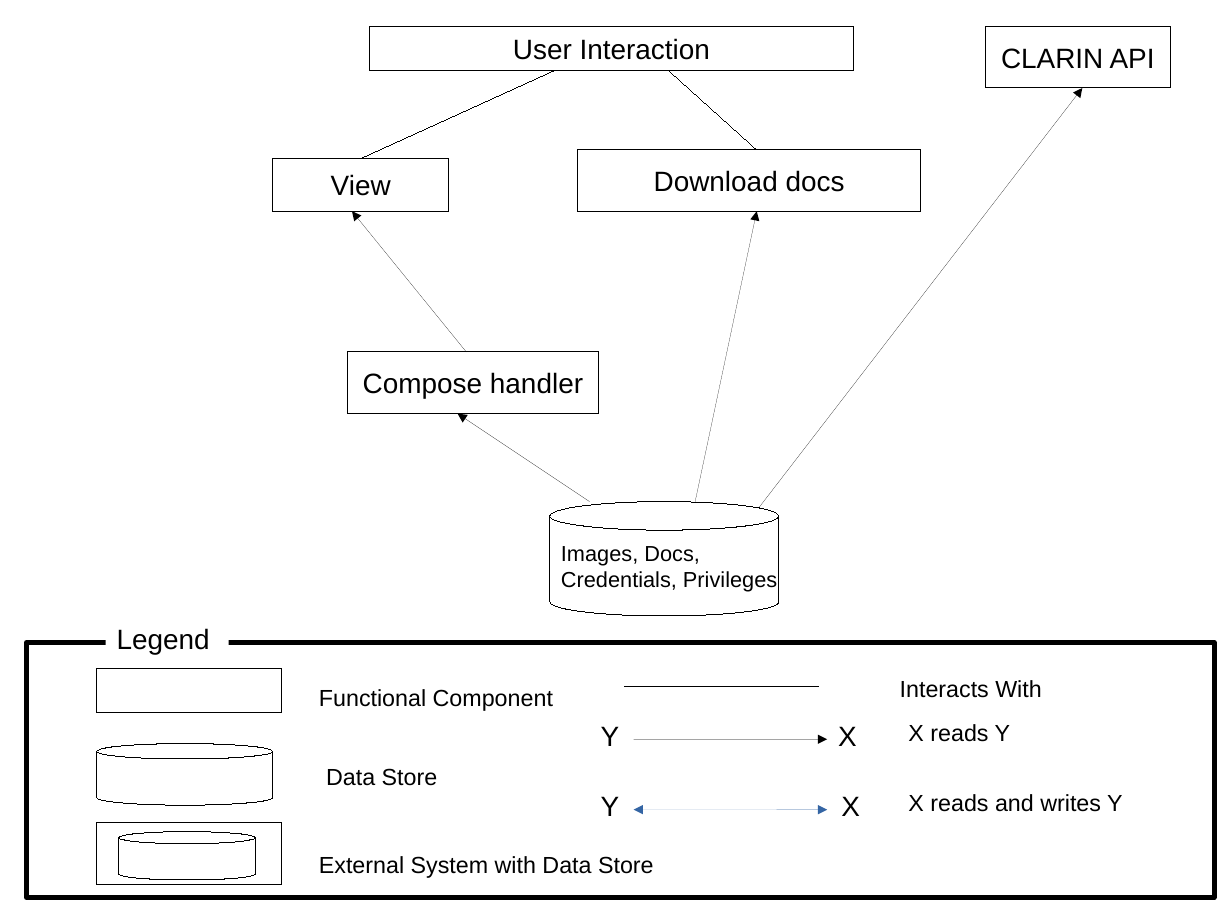
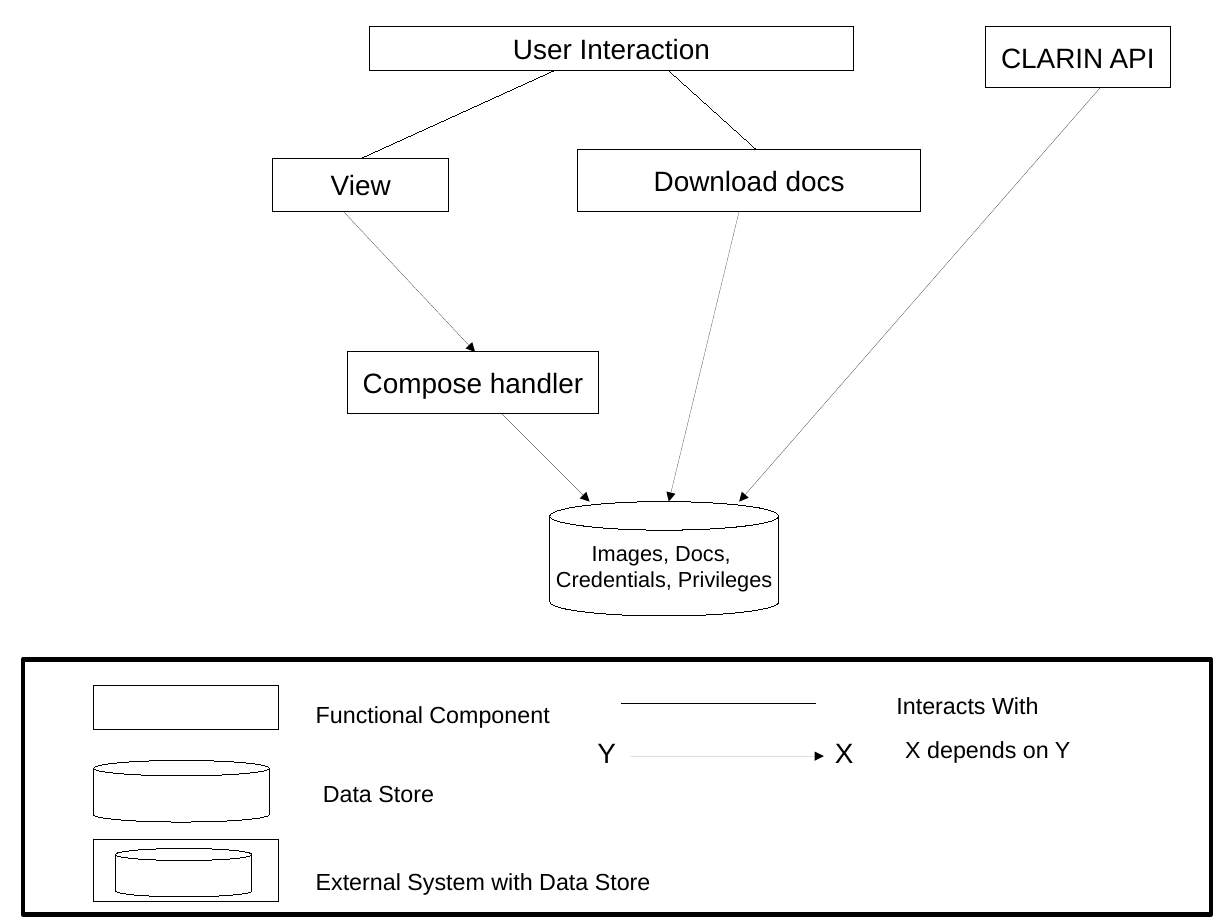
Before and after one commit to rst0git/LACR-Demo, a slide deck: slide 1 of coursework/Diagrams/Architectural-Diagrams/Patterns/Architectual-Diagram-Document-Access.odp. Drawn at 1232x924 pixels with LibreOffice and Linux fonts; fonts in the diff are those of the drawing. Boxes give left, top, right and bottom in pixels: in the first picture for what was removed or moved away, otherwise in the second. Text is boxed around its words. In the diff, an @@ line names an element or a change of style, - is before the commit and + after.

```diff
--- a/coursework/Diagrams/Architectural-Diagrams/Patterns/Architectual-Diagram-Document-Access.odp
+++ b/coursework/Diagrams/Architectural-Diagrams/Patterns/Architectual-Diagram-Document-Access.odp
@@ arrow moved from (757, 511) - (1083, 88) to (1100, 88) - (739, 502) @@
@@ arrow moved from (466, 352) - (352, 211) to (343, 211) - (475, 352) @@
@@ arrow moved from (695, 502) - (757, 211) to (739, 211) - (669, 502) @@
@@ arrow moved from (590, 502) - (457, 414) to (502, 414) - (590, 502) @@
@@ cylinder "Images, Docs," at (550, 502, 779, 616): alignment left to centre @@
@@ text removed at (117, 628, 210, 654) @@
-Legend
@@ 6 texts, 3 rectangles, 2 cylinders, 1 arrow, 1 line: place and size @@
-6 texts, 3 rectangles, 2 cylinders, 1 arrow, 1 line at (27, 643, 1215, 898)
+6 texts, 3 rectangles, 2 cylinders, 1 arrow, 1 line at (23, 660, 1212, 914)
@@ text at (905, 741, 1071, 763): text changed @@
-X reads Y
+X depends on Y
@@ text removed at (601, 796, 620, 816) @@
-Y
@@ double arrow removed from (634, 809) to (827, 809) @@
@@ text removed at (841, 796, 860, 816) @@
-X
@@ text removed at (908, 794, 1123, 812) @@
-X reads and writes Y
```
Also in this commit, not shown: 5 other files.
